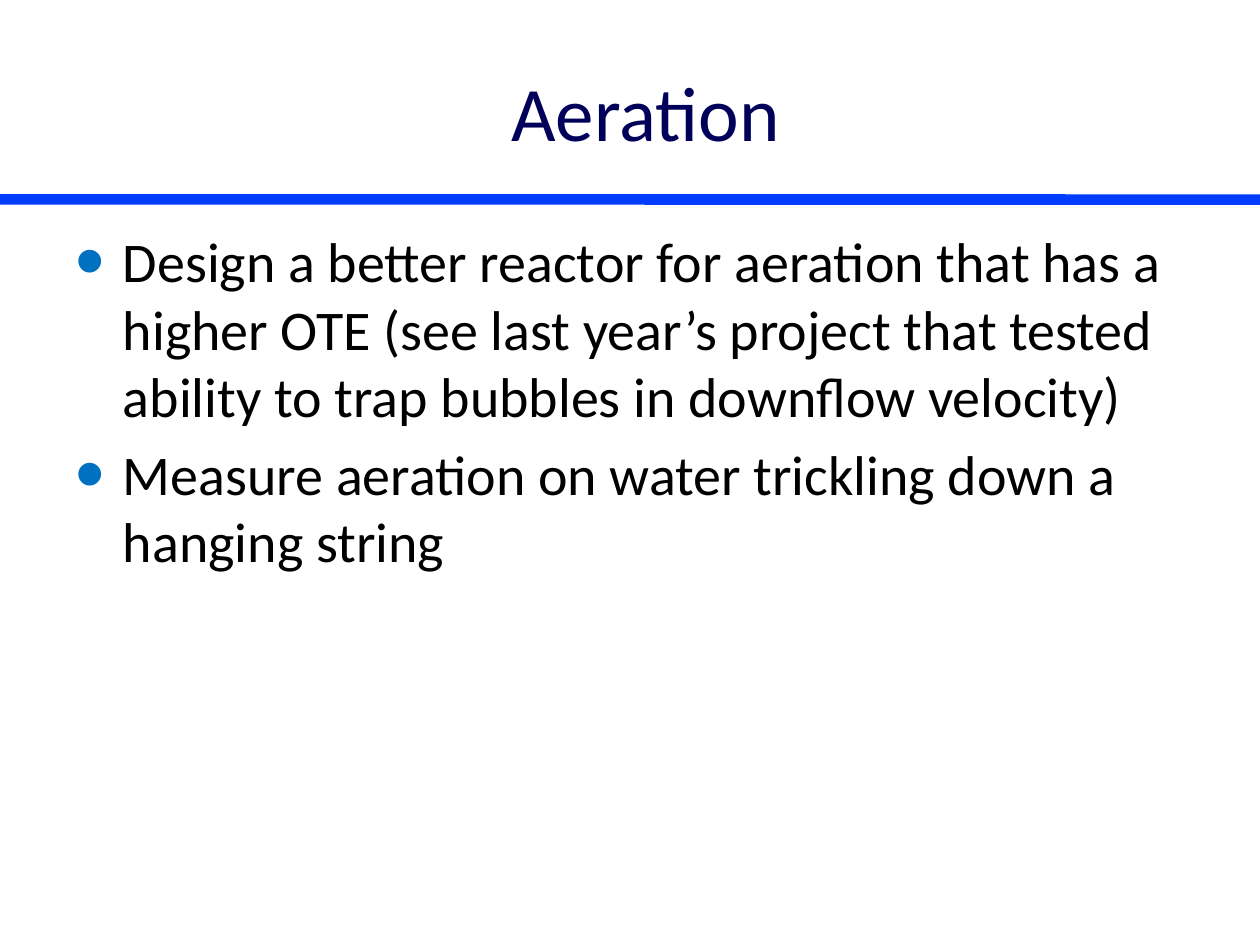
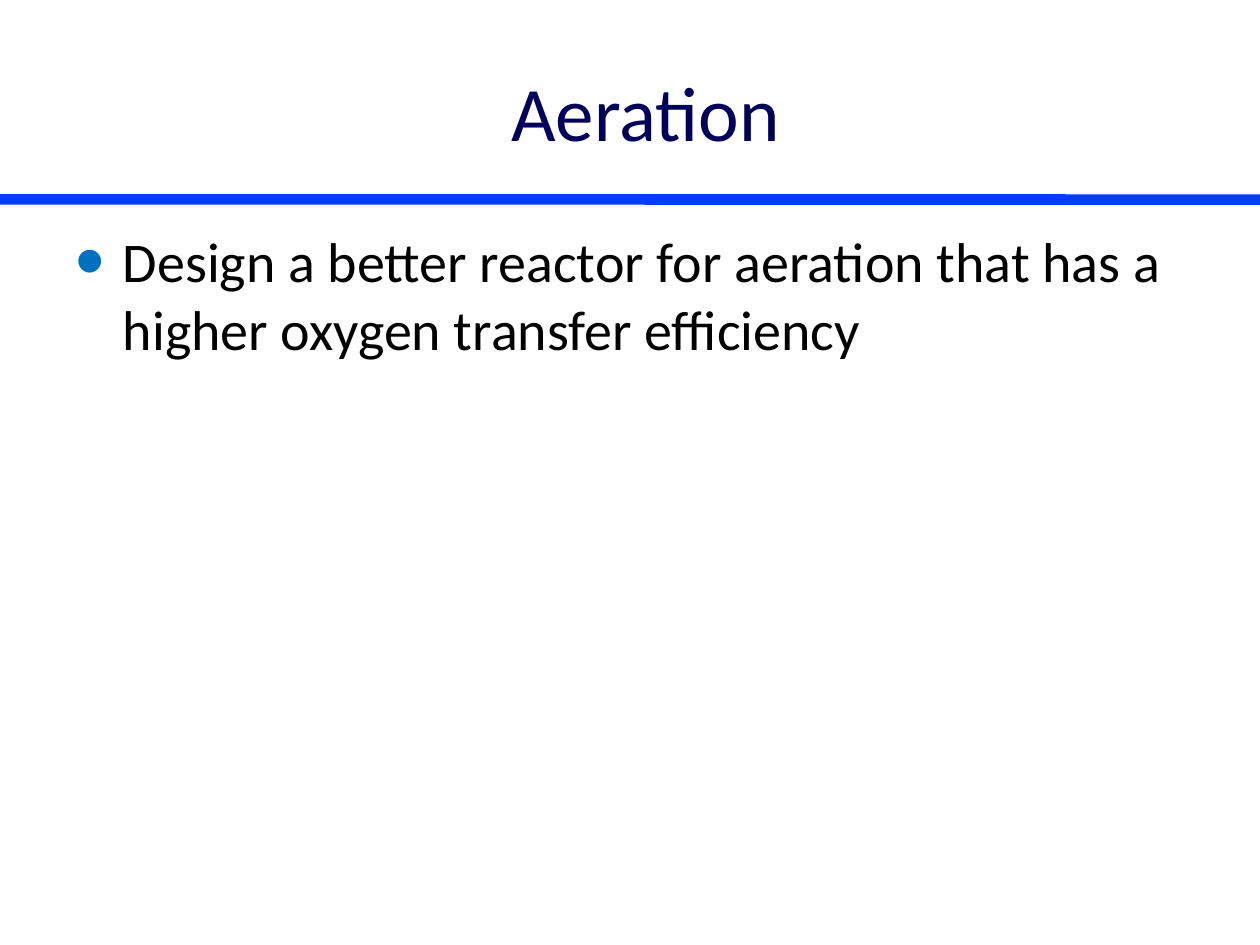
Before and after one commit to monroews/CEE4530, a slide deck: slide 5 of website/pptx/Project_Ideas.pptx. Drawn at 1260x945 pixels with LibreOffice and Linux fonts; fonts in the diff are those of the drawing. Boxes give left, top, right and bottom in pixels: in the first picture for what was removed or moved away, otherwise in the second. Text is boxed around its words. In the diff, an @@ line names an element or a change of style, - is before the commit and + after.

Commit message:
project ideas

```diff
--- a/website/pptx/Project_Ideas.pptx
+++ b/website/pptx/Project_Ideas.pptx
@@ text at (123, 243, 1160, 360): text changed @@
-• Design a better reactor for aeration that has a higher OTE (see last year’s project that tested ability to trap bubbles in downflow velocity)
-• Measure aeration on water trickling down a hanging string
+• Design a better reactor for aeration that has a higher oxygen transfer efficiency
```
Also in this commit, not shown: 5 other slides changed, 1 slide added, 3 slides removed, 1 other file.
